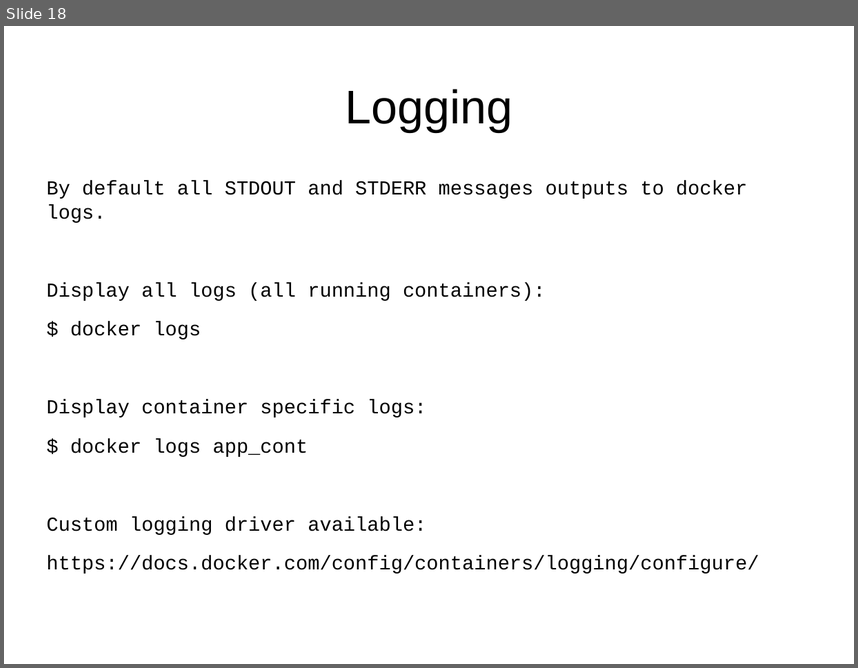
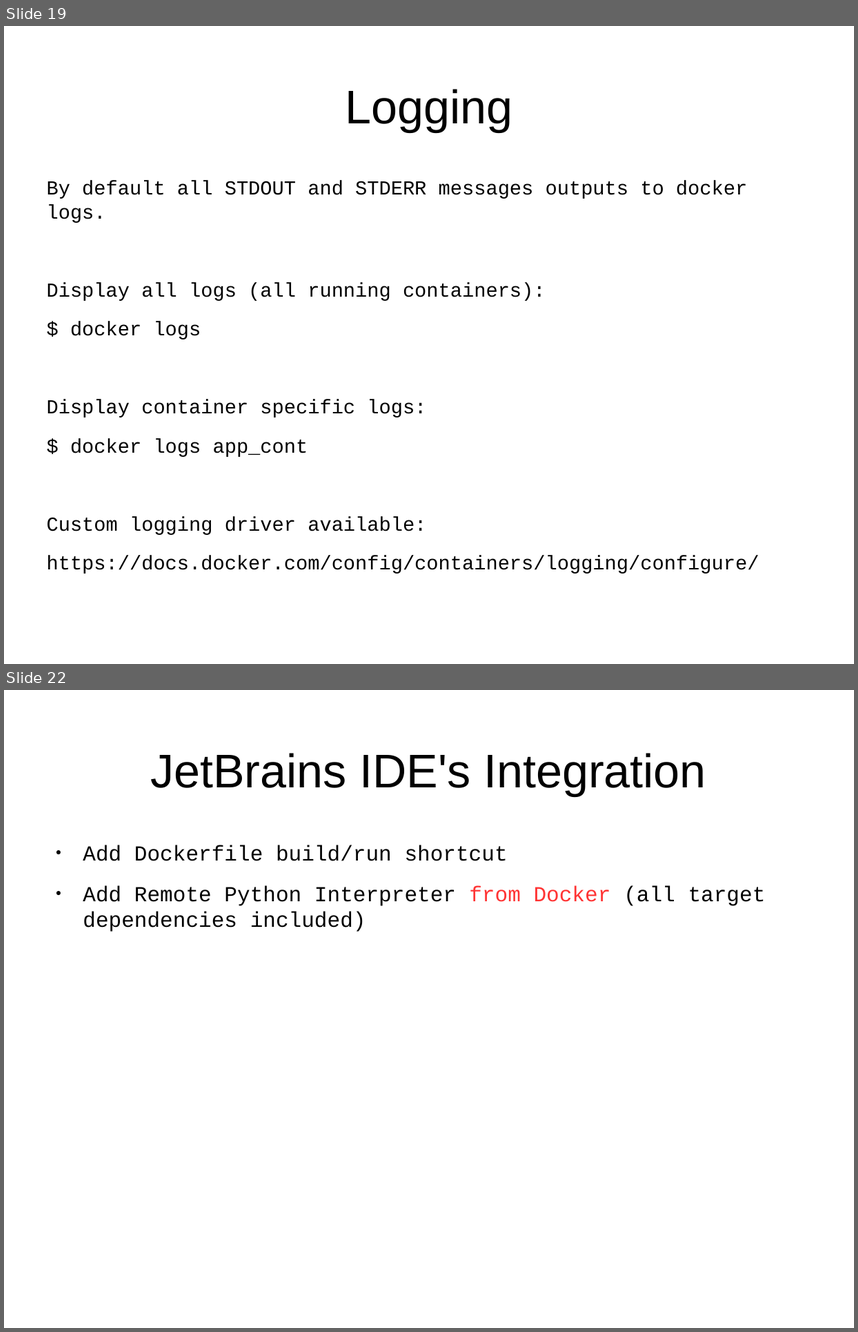
Before and after one commit to ykoryakov/edu_t8, a slide deck: docker/docker.odp. Shown one above the other, each under a label of ours: slide 18 before the commit, slides 19 and 22 after it; the slides between them are not shown. The pictures are 858x668 and 858x1332 pixels, drawn with LibreOffice and Linux fonts; fonts in the diff are those of the drawing. Boxes give left, top, right and bottom in pixels: in the first picture for what was removed or moved away, otherwise in the second. Text is boxed around its words. In the diff, an @@ line names an element or a change of style, - is before the commit and + after.

Commit message:
add JetBrains integration and multi-stage builds

```diff
--- a/docker/docker.odp
+++ b/docker/docker.odp
@@ slide 22 added at [4, 690, 854, 1328], background #FFFFFF @@
@@ title added at [150, 753, 706, 796], 44 pt, text #000000 @@
+JetBrains IDE's Integration
@@ text added at [83, 845, 766, 931], 20 pt, text #000000 @@
+● Add Dockerfile build/run shortcut
+● Add Remote Python Interpreter from Docker (all target dependencies included)
@@ what was slide 18 is now slide 19 @@
```
Also in this commit, not shown: 3 slides changed, 3 other slides added, 2 other files.
